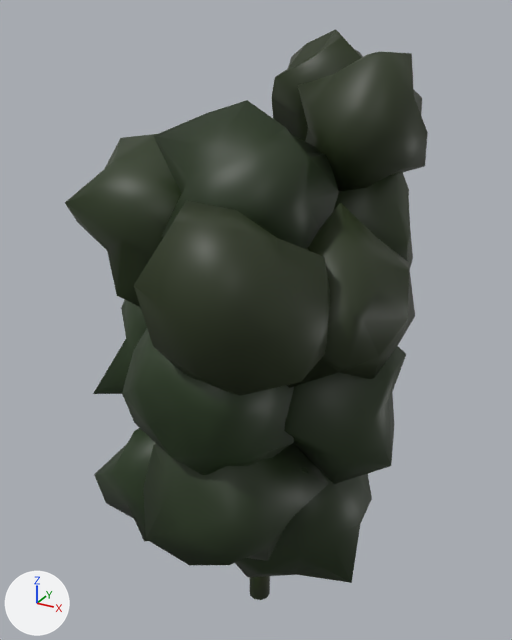
Renders of the glTF model Data/Buttertubs/Trees/SM_TreeFar_alder_1.glb from each side of a commit.
Before and after are seen from a 50 mm lens placed at (6.0, -11.07, 11.23), pointed at (-0.2, 0.19, 5.59). Lighting does not change. The marker at lower left points along +X, +Y and +Z. The first picture is the older version. Vertices at exactly the same position are counted once.

The scene before the commit, as lines of its bpy script (objects in view):
```python
me_sm_treefar_alder_1 = bpy.data.meshes.new('SM_TreeFar_alder_1')
me_sm_treefar_alder_1.from_pydata(...)  # 904 vertices, 1710 faces; spans x -3.13..3.15, y -3.94..4.11, z -1.2..10.89
me_sm_treefar_alder_1.materials.append(mat_defaultmaterial)
ob_sm_treefar_alder_1 = bpy.data.objects.new('SM_TreeFar_alder_1', me_sm_treefar_alder_1)
ob_sm_treefar_alder_1.location = (0.0, 0.0, 0.0)
```
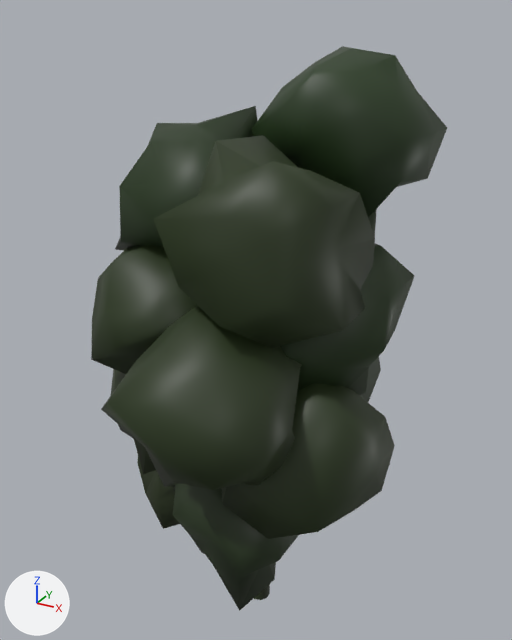
The change in detail:
me_sm_treefar_alder_1 is used by ob_sm_treefar_alder_1; location (0.0, 0.0, 0.0).
me_sm_treefar_alder_1 had 904 vertices, 1710 faces and spanned x -3.13..3.15, y -3.94..4.11, z -1.2..10.89.
me_sm_treefar_alder_1 now has 1066 vertices, 2006 faces and spans x -2.88..3.06, y -4.24..4.05, z -1.2..10.61.
me_sm_treefar_alder_1 part 1: the loose piece of 42 vertices spanning x 0.43..2.77, y -0.78..1.79, z 8.35..10.63 is rebuilt with 42 vertices and now spans x -0.49..2.75, y -0.62..2.48, z 7.71..10.61.
me_sm_treefar_alder_1 part 2: the loose piece of 42 vertices spanning x -3.13..0.16, y -2.59..0.73, z 6.25..9.28 is rebuilt with 42 vertices and now spans x -2.46..0.43, y -2.13..0.8, z 6.52..9.64.
me_sm_treefar_alder_1 part 3: the loose piece of 42 vertices spanning x -0.89..1.74, y -2.63..-0.07, z 6.88..9.96 is rebuilt with 42 vertices and now spans x -0.42..2.62, y -3.34..-0.21, z 6.17..9.39.
me_sm_treefar_alder_1 part 4: the loose piece of 42 vertices spanning x -0.74..2.09, y -3.55..-0.81, z 1.87..4.71 is rebuilt with 42 vertices and now spans x -0.95..1.79, y -3.2..-0.46, z 1.15..3.86.
me_sm_treefar_alder_1 part 5: the loose piece of 42 vertices spanning x 0.06..3.11, y -2.11..1.19, z 3.47..6.31 is rebuilt with 42 vertices and now spans x 0.47..3.06, y -2.95..0.38, z 2.81..5.78.
me_sm_treefar_alder_1 part 6: the loose piece of 42 vertices spanning x -0.46..2.61, y -1.95..0.89, z 0.64..3.82 is rebuilt with 42 vertices and now spans x -0.84..2.41, y -0.82..1.77, z 0.94..3.51.
me_sm_treefar_alder_1 part 7: the loose piece of 42 vertices spanning x 0.57..3.15, y -2.28..0.55, z 5.43..8.47 is rebuilt with 42 vertices and now spans x 0.61..3.01, y -2.31..1.1, z 5.05..7.82.
me_sm_treefar_alder_1 part 8: the loose piece of 42 vertices spanning x -2.78..0.12, y -2.22..0.88, z 3.78..6.64 is rebuilt with 42 vertices and now spans x -2.63..0.09, y -2.27..0.42, z 2.7..5.54.
me_sm_treefar_alder_1 part 9: the loose piece of 42 vertices spanning x -1.06..1.66, y -3.64..-0.95, z 3.8..6.81 is rebuilt with 42 vertices and now spans x -1.13..2.06, y -4.24..-1.15, z 4.05..7.29.
me_sm_treefar_alder_1 part 10: the loose piece of 42 vertices spanning x -0.09..2.64, y -0.22..2.43, z 6.09..9.05 is rebuilt with 42 vertices and now spans x -0.74..1.92, y 0.02..2.72, z 5.56..8.75.
me_sm_treefar_alder_1 part 11: the loose piece of 42 vertices spanning x -2.75..0.22, y -2.57..0.12, z 0.76..4.18 is rebuilt with 42 vertices and now spans x -2.88..0.16, y -1.85..0.92, z 1.05..3.6.
me_sm_treefar_alder_1 part 12: a new loose piece of 42 vertices spanning x -2.67..0.5, y -2.9..0.49, z 4.53..7.57, in mat_defaultmaterial.
me_sm_treefar_alder_1 part 13: a new loose piece of 42 vertices spanning x -0.61..2.06, y -0.83..2.02, z 2.87..5.95, in mat_defaultmaterial.
me_sm_treefar_alder_1 part 14: the loose piece of 42 vertices spanning x -0.32..1.9, y 0.27..2.57, z 8.49..10.89 is deleted.
me_sm_treefar_alder_1 part 15: 217 vertices removed from x -1.75..2.47, y -3.94..2.09, z 1.14..8.64; 214 vertices added at x -0.14..0.34, y -0.24..0.36, z 1.14..7.75.
Other edits to the shape of me_sm_treefar_alder_1 do not show in these pictures.

Pixel boxes (x1, y1, x2, y2) of what changed, in the pictures (512 x 640 px; the box of a moved part takes in the faces that stretch with it):
'SM_TreeFar_alder_1', reshaped
    before: (65, 29, 428, 600)
    after: (91, 46, 447, 611)
part 1 of me_sm_treefar_alder_1, rebuilt (50% wider, 23% taller)
    before: (298, 51, 428, 191)
    after: (252, 46, 447, 218)
part 2 of me_sm_treefar_alder_1, rebuilt
    before: (65, 134, 181, 307)
    after: (115, 106, 258, 251)
part 3 of me_sm_treefar_alder_1, rebuilt
    before: (154, 100, 339, 249)
    after: (154, 135, 375, 348)
part 4 of me_sm_treefar_alder_1, rebuilt (32% narrower)
    before: (143, 444, 329, 565)
    after: (173, 484, 299, 611)
part 5 of me_sm_treefar_alder_1, rebuilt
    before: (284, 346, 406, 484)
    after: (222, 383, 395, 539)
part 6 of me_sm_treefar_alder_1, rebuilt (not visible afterwards)
    before: (235, 467, 372, 583)
part 7 of me_sm_treefar_alder_1, rebuilt
    before: (287, 202, 415, 388)
    after: (280, 244, 414, 395)
part 8 of me_sm_treefar_alder_1, rebuilt
    before: (93, 300, 147, 394)
    after: (111, 369, 156, 474)
part 9 of me_sm_treefar_alder_1, rebuilt
    before: (122, 329, 294, 475)
    after: (101, 305, 302, 490)
part 10 of me_sm_treefar_alder_1, rebuilt (mostly hidden afterwards)
    before: (333, 172, 413, 269)
    after: (368, 209, 377, 237)
part 11 of me_sm_treefar_alder_1, rebuilt
    before: (94, 428, 156, 542)
    after: (137, 457, 180, 529)
part 12 of me_sm_treefar_alder_1, added
    after: (91, 245, 197, 374)
part 13 of me_sm_treefar_alder_1, added
    after: (359, 357, 381, 402)
part 14 of me_sm_treefar_alder_1, deleted
    before: (272, 29, 363, 141)
part 15 of me_sm_treefar_alder_1, moved or reshaped (not visible afterwards)
    before: (134, 201, 330, 396)
